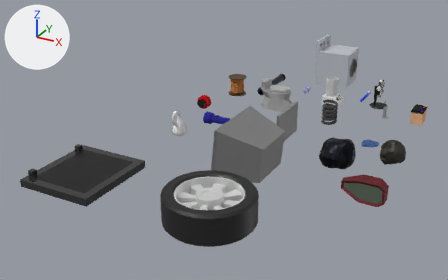
The glTF model src/assets/junk.glb, before and after one commit.
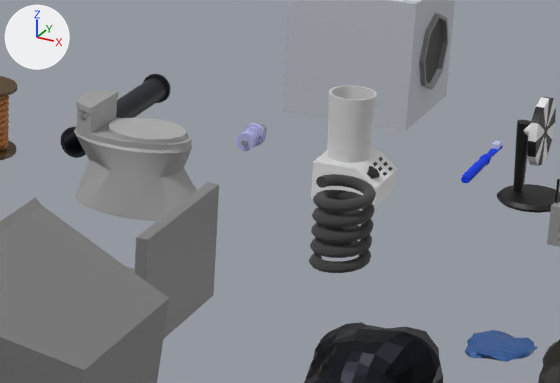
The first picture shows the older version from a 50 mm camera at (1.81, -6.42, 2.04) aimed at (-0.44, -2.33, 0.0). The close-ups show both versions on the part from 54% to 86% of the width and 20% to 55% of the height of that picture; other places that the commit changed are outside them. Every picture has the same lights, and +X, +Y and +Z are marked at upper left. Where no turn or scale is listed for an object, it has been applied to the vertices. Vertices at the same position are counted once.

The scene before the commit, as lines of its bpy script (objects in view):
```python
ob_blender = bpy.data.objects.new('blender', me_cylinder_009)
ob_blender.location = (0.062, -1.12, 0.001)
ob_fan = bpy.data.objects.new('fan', me_cylinder_003)
ob_fan.location = (0.445, -0.945, -0.008)
ob_pipe = bpy.data.objects.new('pipe', me_cylinder_004)
ob_pipe.location = (-0.629, -0.989, 0.02)
ob_spring = bpy.data.objects.new('spring', me_circle_002)
ob_spring.location = (0.157, -1.48, -0.031)
# also in view: 'junk_ball' at (0.88, -2.12, 0.1); 'washing_machine' at (-0.13, -0.49, 0.24); 'toothbrush' at (0.26, -0.75, 0.0); 'spark_plug' at (-0.29, -0.92, 0.03); 'glass' at (0.64, -1.87, 0.01)
```
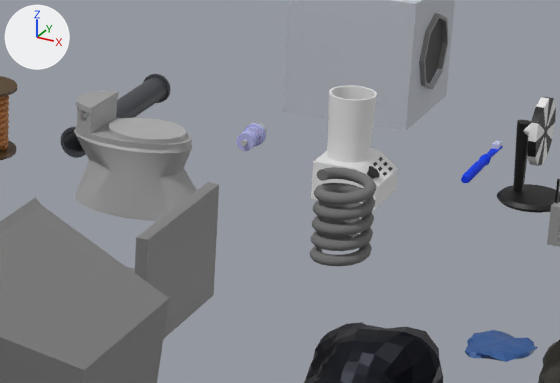
The newer file is also rescaled (x2.0), turned or shifted as a whole; pictures and numbers use the older file's frame.

Changed parts and their boxes [x1, y1, x2, y2] in the close-ups (560 x 383 px):
'spring', surface changed, mesh moved (black to grey): before [309, 174, 376, 273]; after [310, 167, 376, 266]
'blender', surface changed: [311, 86, 380, 210] in both
'pipe', surface changed (black to grey): [61, 74, 171, 158] in both

The edits, one by one:
In material 'Glass.001' (mat_glass_001), metallic goes from 1.0 to 0.0.
In material 'Pipe' (mat_pipe), metallic goes from 1.0 to 0.0.
In material 'Spring' (mat_spring), metallic goes from 1.0 to 0.0.
me_circle_002 has 2592 vertices, 5180 faces and spans x -0.069..0.069, y -0.069..0.069, z -0.013..0.199.
me_circle_002 is used by ob_spring; location (0.157, -1.48, -0.031).
me_circle_002 part 1: the whole mesh is moved by (0.0, 0.0, 0.017).
